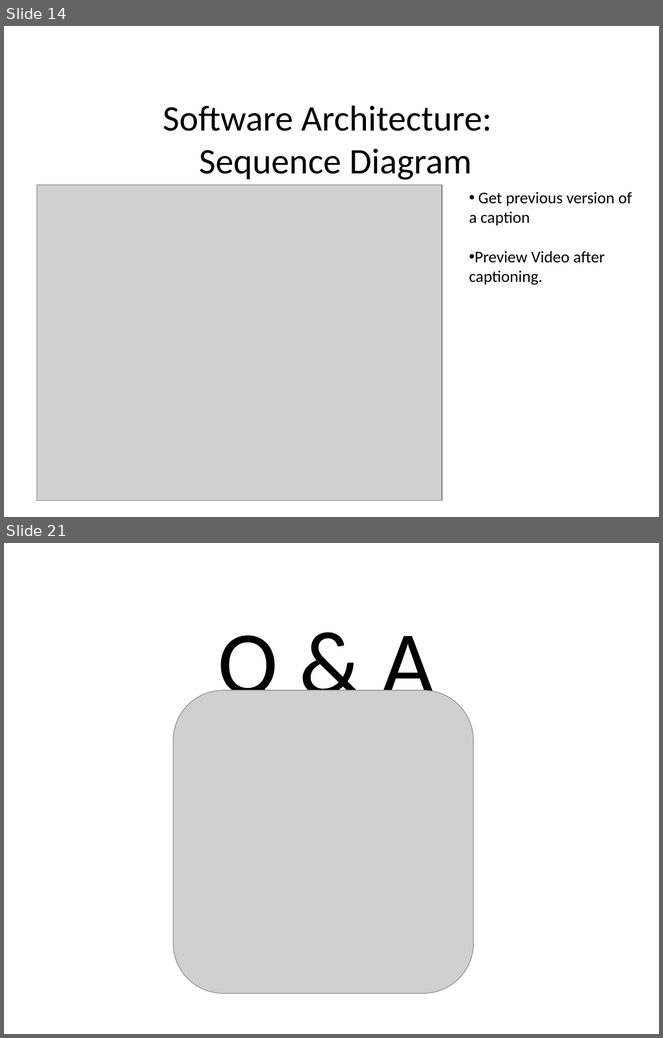
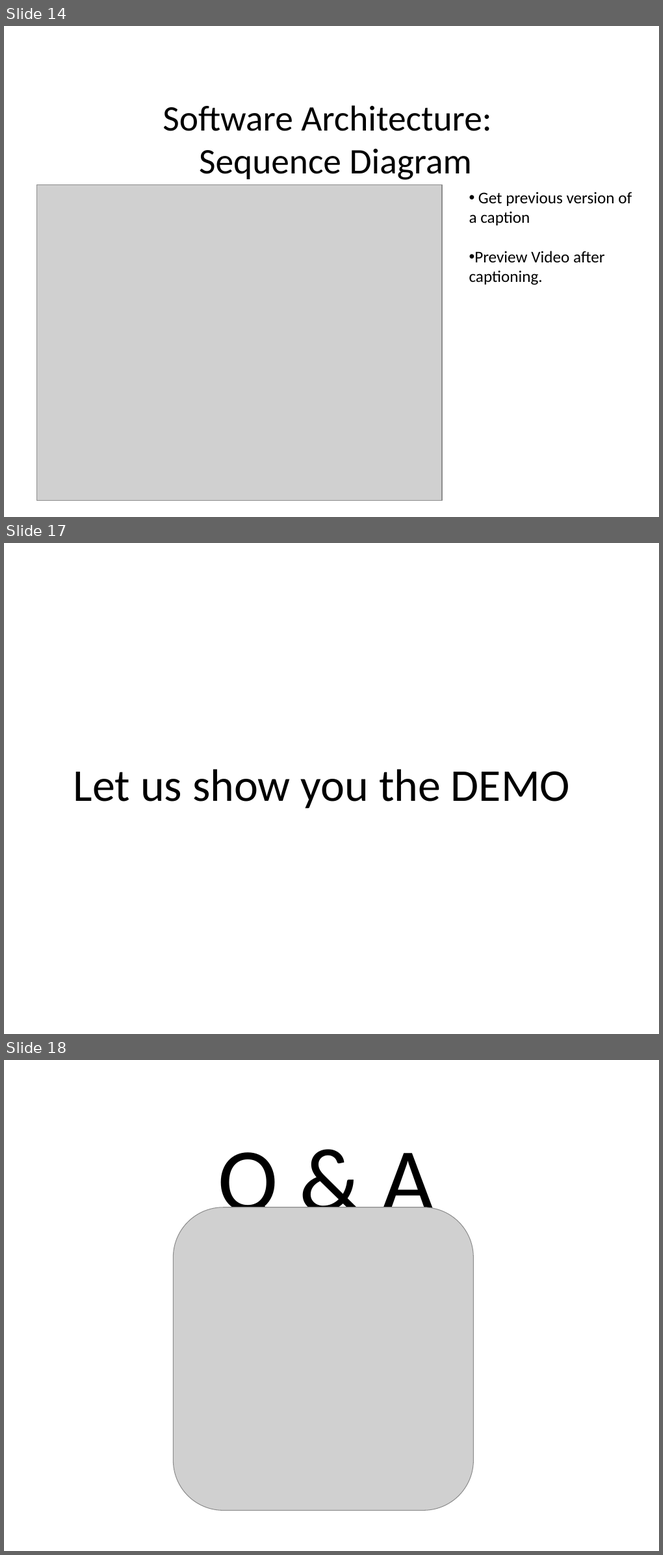
Before and after one commit to ProjPossibility/pp-community-captioner, a slide deck: Presentations/FINAL PRESENTATION.pptx. Shown one above the other, each under a label of ours: slides 14 and 21 before the commit, slides 14, 17 and 18 after it; the slides between them are not shown. The pictures are 663x1038 and 663x1555 pixels, drawn with LibreOffice and Linux fonts; fonts in the diff are those of the drawing; grey boxes stand for pictures. Boxes give left, top, right and bottom in pixels: in the first picture for what was removed or moved away, otherwise in the second. Text is boxed around its words. In the diff, an @@ line names an element or a change of style, - is before the commit and + after.

```diff
--- a/Presentations/FINAL PRESENTATION.pptx
+++ b/Presentations/FINAL PRESENTATION.pptx
@@ slide 17 added at <box>4,543,659,1034</box>, background #FFFFFF @@
@@ text added at <box>74,769,570,809</box>, 50 pt, text #000000 @@
+Let us show you the DEMO
@@ what was slide 21 is now slide 18 @@
```
Also in this commit, not shown: 4 slides removed.
